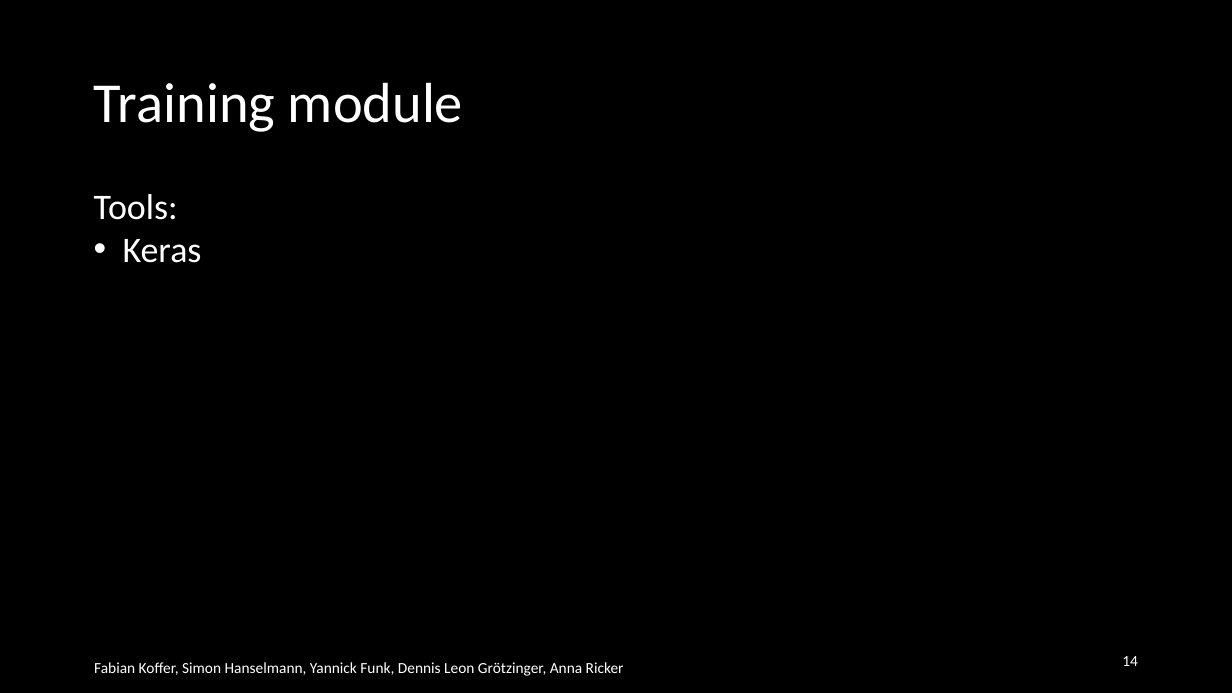
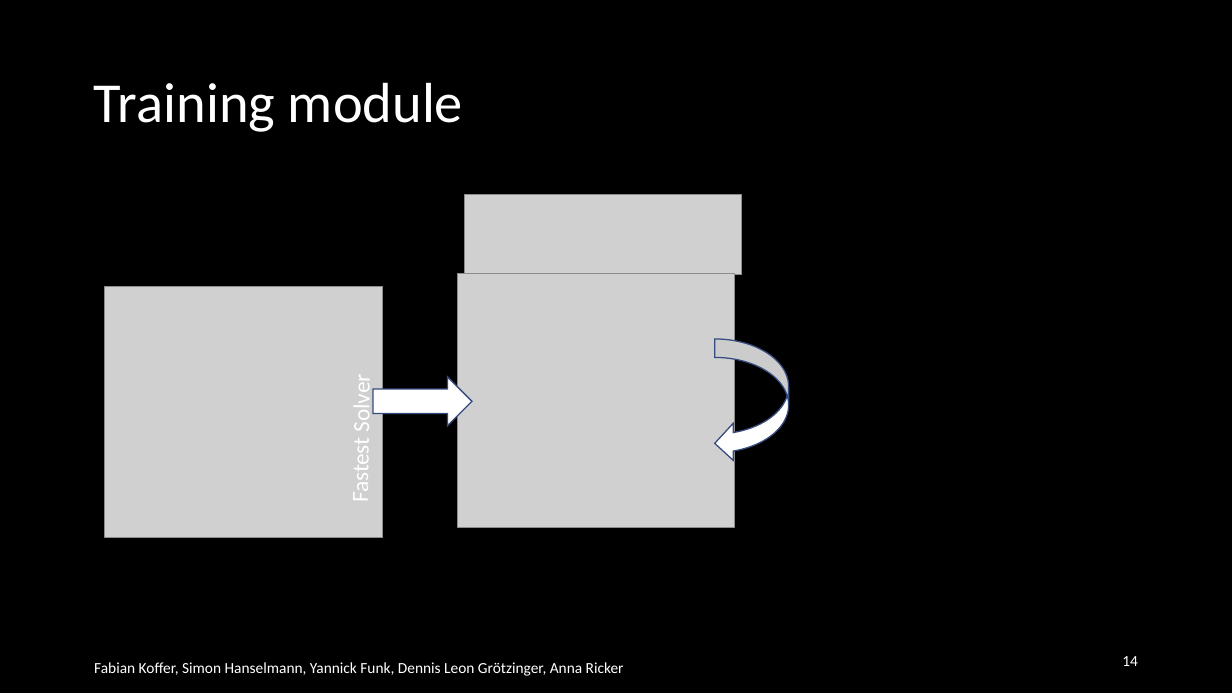
Before and after one commit to TheSlimvReal/PSE---LA-meets-ML, a slide deck: slide 14 of Final Presentation/La meets ML.pptx. Drawn at 1232x693 pixels with LibreOffice and Linux fonts; fonts in the diff are those of the drawing; grey boxes stand for pictures. Boxes give left, top, right and bottom in pixels: in the first picture for what was removed or moved away, otherwise in the second. Text is boxed around its words. In the diff, an @@ line names an element or a change of style, - is before the commit and + after.

Commit message:
edited traing module and classifier slides

```diff
--- a/Final Presentation/La meets ML.pptx
+++ b/Final Presentation/La meets ML.pptx
@@ text removed at box(94, 194, 202, 263) @@
-Tools:
-• Keras
@@ picture added at box(465, 194, 742, 274) @@
@@ picture added at box(105, 287, 383, 538) @@
@@ picture added at box(457, 274, 735, 527) @@
@@ curved left arrow added at box(715, 339, 789, 462), fill #FFFFFF, outline #374B7F 1 pt @@
@@ text added at box(346, 379, 376, 500), 18 pt, text #FFFFFF @@
+Fastest Solver
@@ right arrow added at box(373, 377, 472, 426), fill #FFFFFF, outline #374B7F 1 pt @@
```
Also in this commit, not shown: 1 other slide changed.
